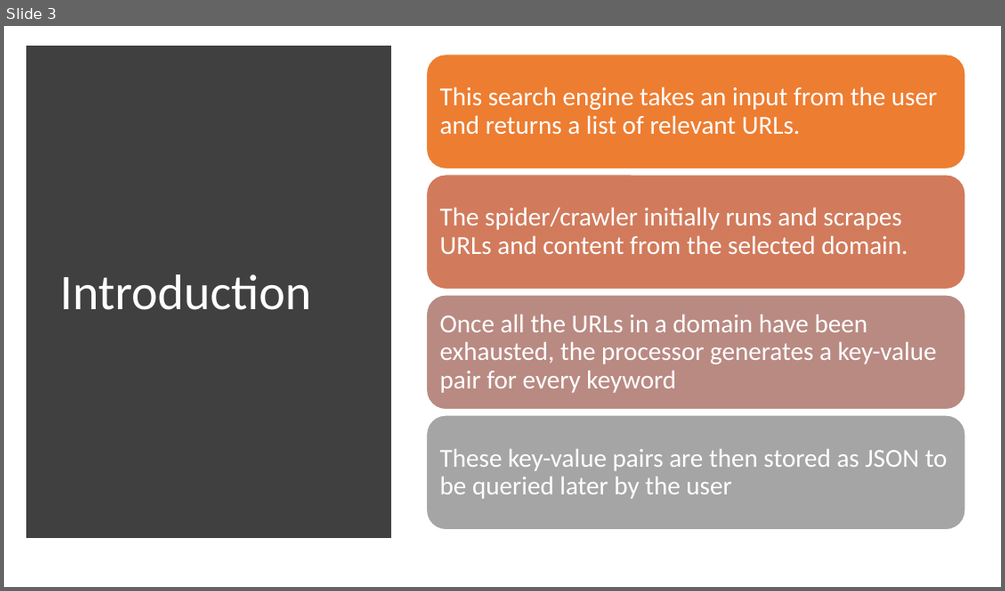
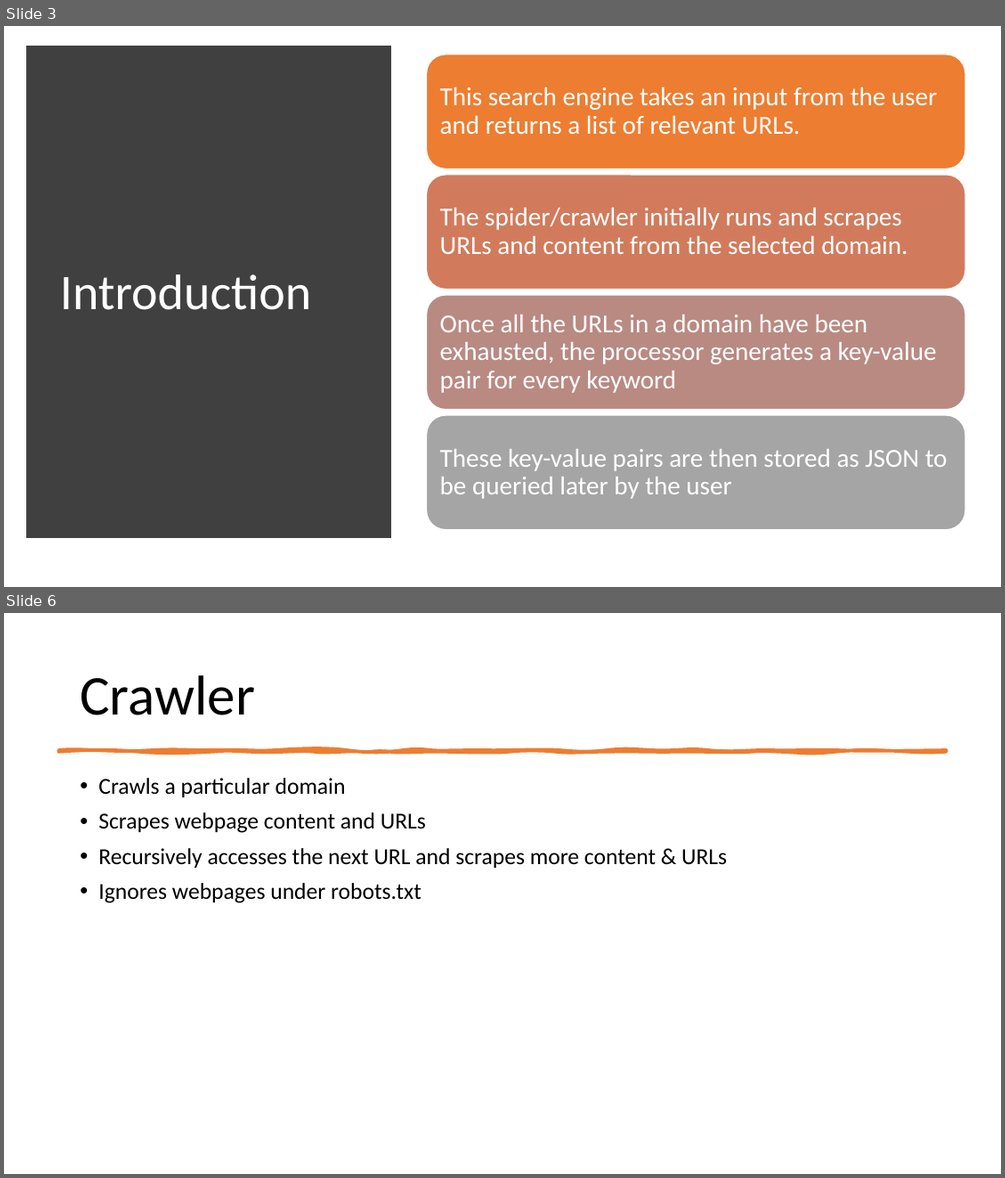
Before and after one commit to sukumar-varma/SearchEngine, a slide deck: docs/interim_project_1.pptx. Shown one above the other, each under a label of ours: slide 3 before the commit, slides 3 and 6 after it; the slides between them are not shown. The pictures are 1005x591 and 1005x1178 pixels, drawn with LibreOffice and Linux fonts; fonts in the diff are those of the drawing. Boxes give left, top, right and bottom in pixels: in the first picture for what was removed or moved away, otherwise in the second. Text is boxed around its words. In the diff, an @@ line names an element or a change of style, - is before the commit and + after.

```diff
--- a/docs/interim_project_1.pptx
+++ b/docs/interim_project_1.pptx
@@ slide 6 added at <box>4,613,1001,1174</box>, background #FFFFFF @@
@@ title added at <box>80,675,255,715</box>, 54 pt, text #000000 @@
+Crawler
@@ freeform shape added at <box>58,750,947,751</box>, fill #ED7D31, outline #ED7D31 3.25 pt @@
@@ text added at <box>98,778,727,903</box>, 22 pt, text #000000 @@
+• Crawls a particular domain
+• Scrapes webpage content and URLs
+• Recursively accesses the next URL and scrapes more content & URLs
+• Ignores webpages under robots.txt
```
Also in this commit, not shown: 9 slides changed, 1 other slide added, 2 slides removed.
